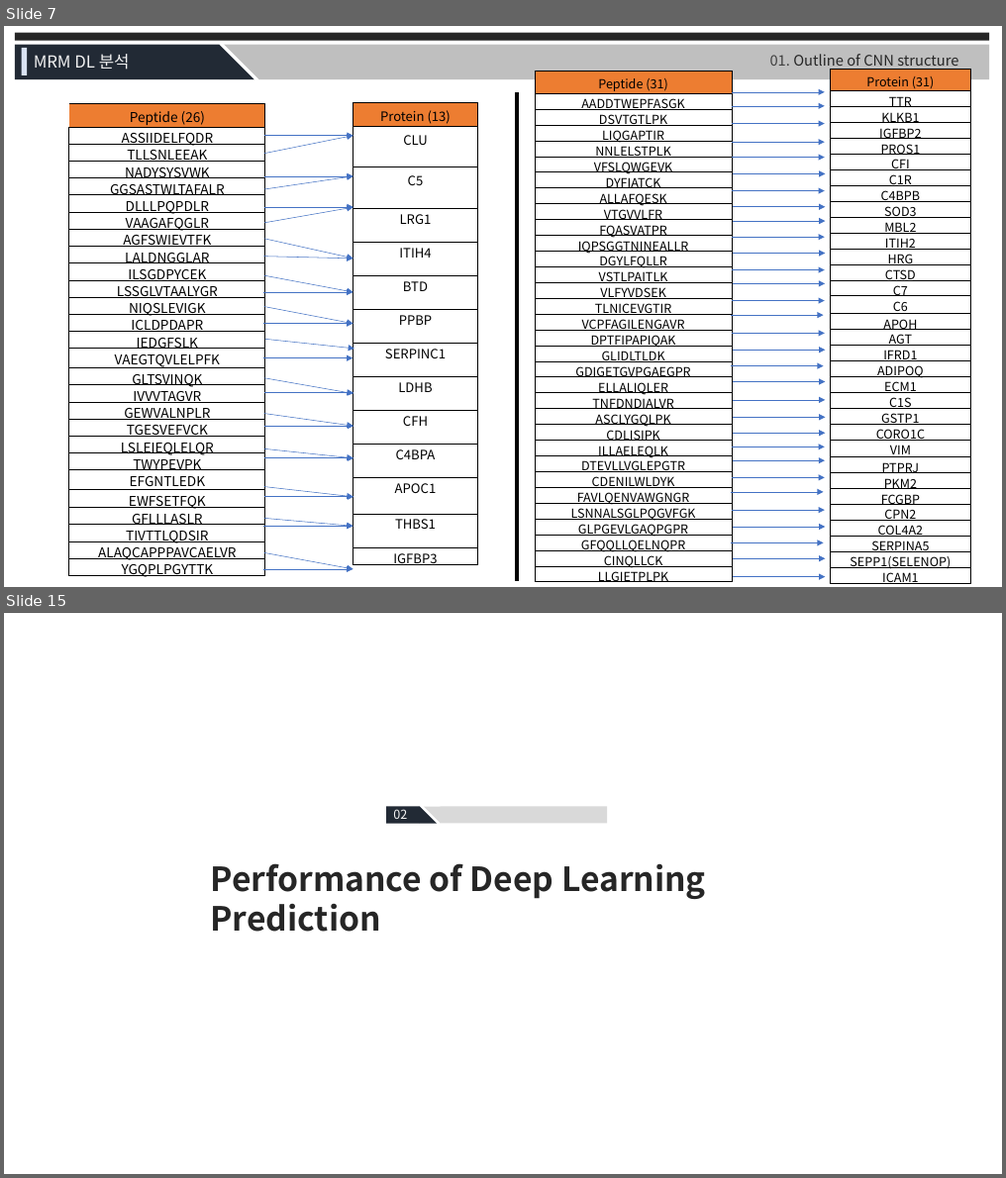
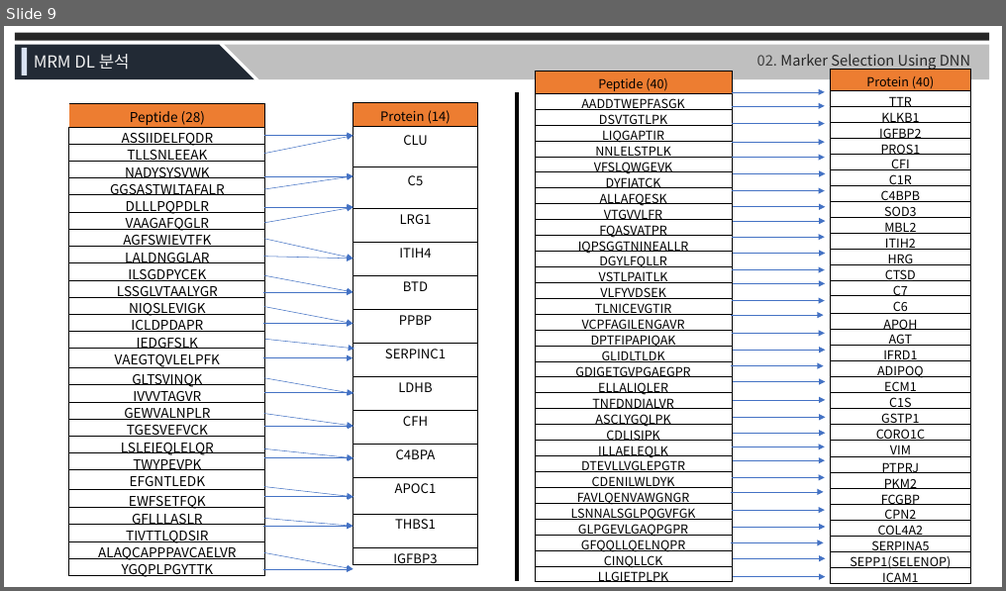
Before and after one commit to JaneeChoi/Biostatistics, a slide deck: MRM/Presentation Slides/MRM_DL_210819.pptx. Shown one above the other, each under a label of ours: slides 7 and 15 before the commit, slide 9 after it; the slides between them are not shown. The pictures are 1006x1178 and 1006x591 pixels, drawn with LibreOffice and Linux fonts; fonts in the diff are those of the drawing. Boxes give left, top, right and bottom in pixels: in the first picture for what was removed or moved away, otherwise in the second. Text is boxed around its words. In the diff, an @@ line names an element or a change of style, - is before the commit and + after.

```diff
--- a/MRM/Presentation Slides/MRM_DL_210819.pptx
+++ b/MRM/Presentation Slides/MRM_DL_210819.pptx
@@ slide 15 removed at (x1=4, y1=613, x2=1002, y2=1174), background #FFFFFF @@
@@ rectangle removed at (x1=386, y1=807, x2=420, y2=824) @@
@@ text removed at (x1=393, y1=806, x2=407, y2=819) @@
-02
@@ right triangle removed at (x1=420, y1=807, x2=438, y2=824) @@
@@ right triangle removed at (x1=424, y1=807, x2=442, y2=824) @@
@@ rectangle removed at (x1=441, y1=807, x2=607, y2=823) @@
@@ text removed at (x1=211, y1=863, x2=706, y2=932) @@
-Performance of Deep Learning Prediction
@@ what was slide 7 is now slide 9 @@
@@ slide 9 changed as well @@
@@ text at (x1=757, y1=54, x2=970, y2=70): text changed @@
-01. Outline of CNN structure
+02. Marker Selection Using DNN
@@ table at (x1=535, y1=71, x2=733, y2=586) @@
-row 1, column 1: Peptide (31)
+row 1, column 1: Peptide (40)
@@ table at (x1=831, y1=69, x2=970, y2=587) @@
-row 1, column 1: Protein (31)
+row 1, column 1: Protein (40)
@@ table at (x1=352, y1=102, x2=477, y2=570) @@
-row 1, column 1: Protein (13)
+row 1, column 1: Protein (14)
```
Also in this commit, not shown: 9 other slides changed, 5 slides added, 11 other slides removed, 7 other files.
